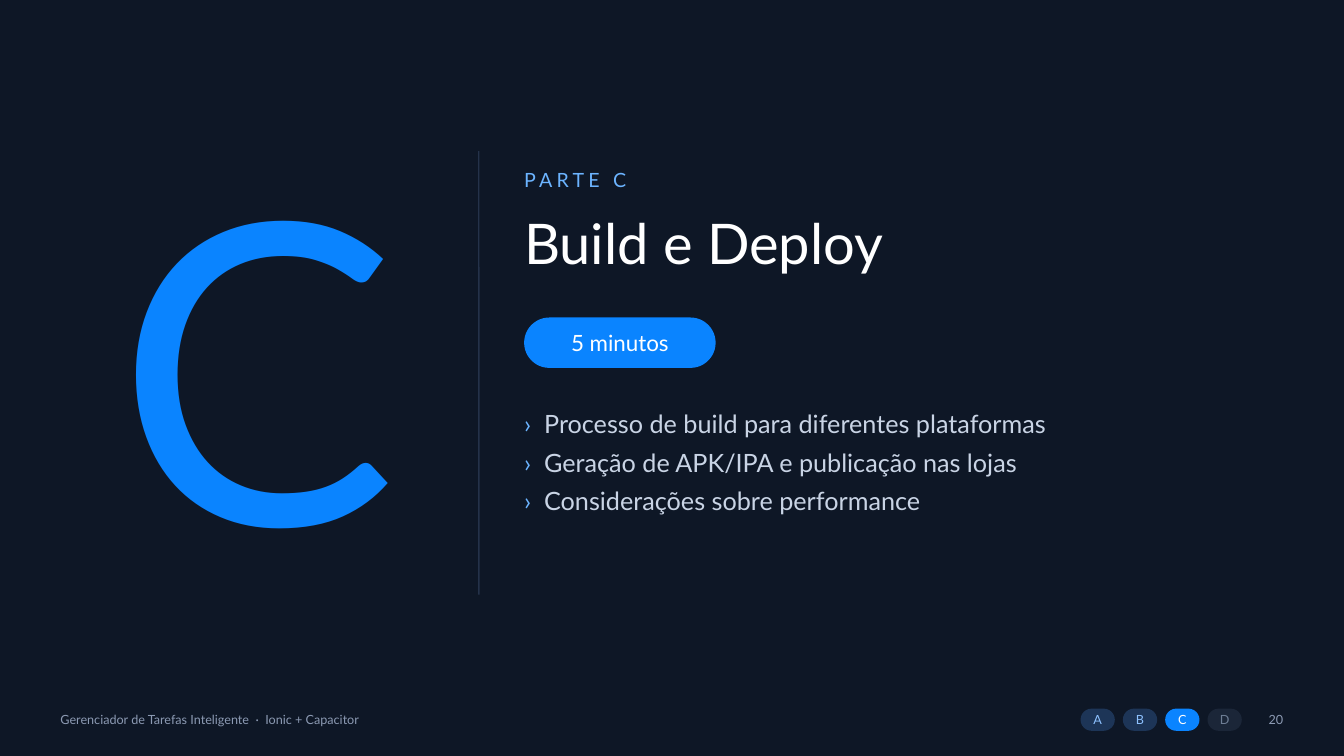
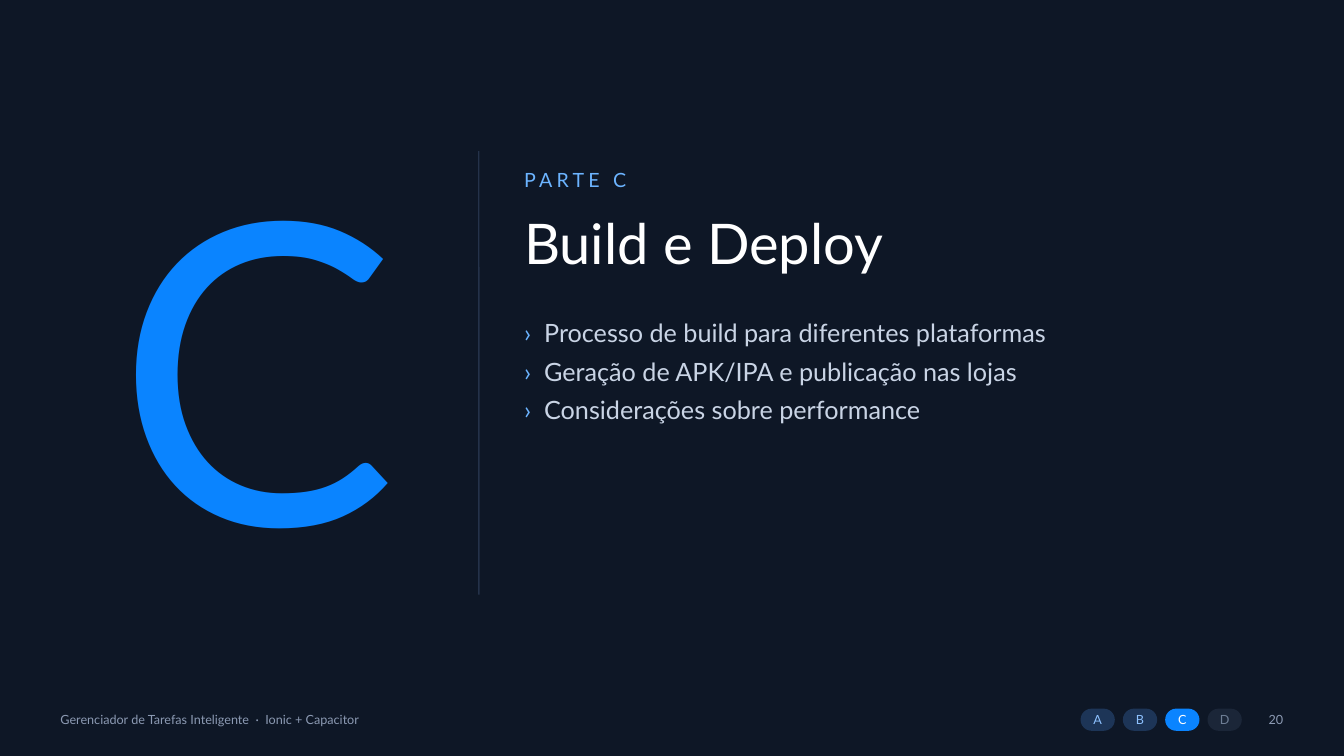
Before and after one commit to jdecarli6/DESENWEB, a slide deck: slide 20 of slides/apresentacao.pptx. Drawn at 1344x756 pixels with LibreOffice and Linux fonts; fonts in the diff are those of the drawing. Boxes give left, top, right and bottom in pixels: in the first picture for what was removed or moved away, otherwise in the second. Text is boxed around its words. In the diff, an @@ line names an element or a change of style, - is before the commit and + after.

```diff
--- a/slides/apresentacao.pptx
+++ b/slides/apresentacao.pptx
@@ text "› Processo de build para ...": place and size @@
-text "› Processo de build para ..." at (544, 414, 1046, 515)
+text "› Processo de build para ..." at (544, 323, 1046, 424)
@@ rounded rectangle removed at (524, 318, 716, 368) @@
-5 minutos
```
Also in this commit, not shown: 5 other slides changed, 6 other files.
